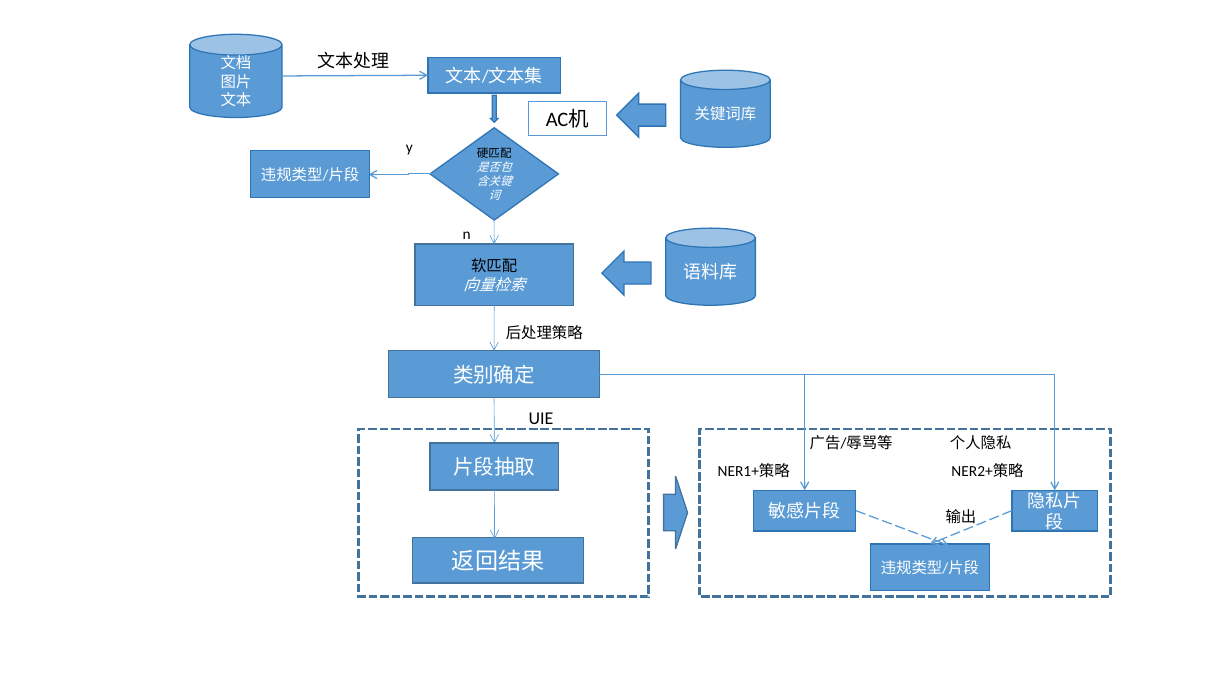
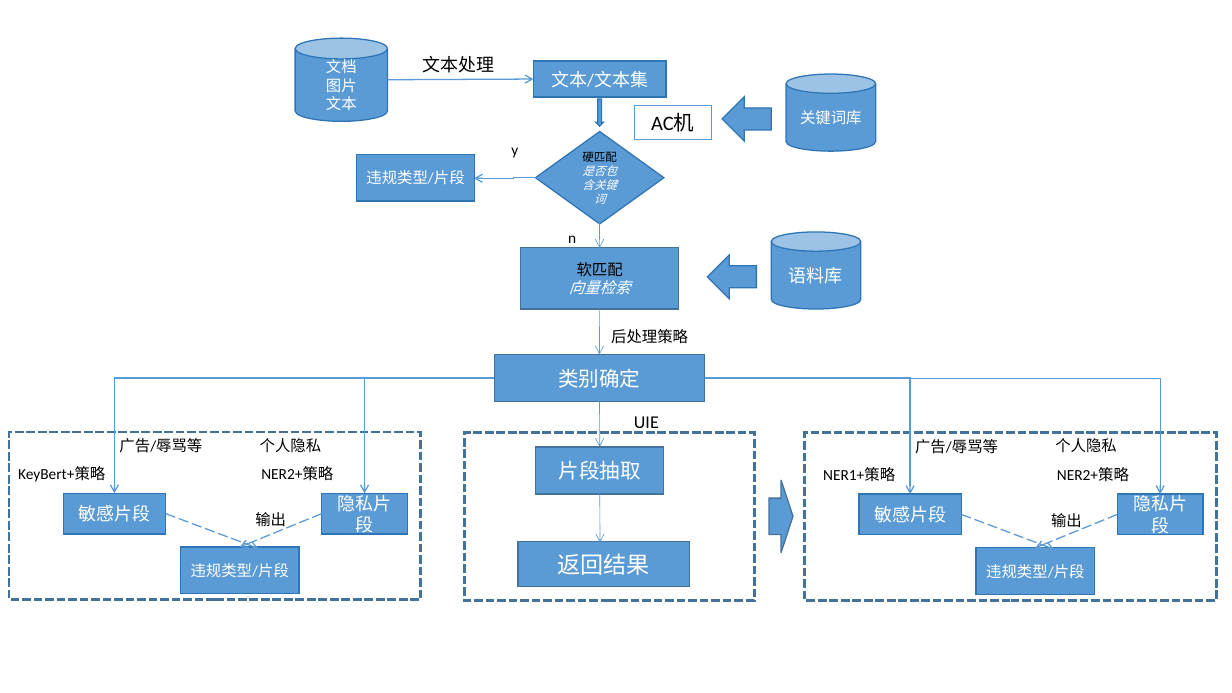
Before and after one commit to KATEhuang920909/qiji_compet, a slide deck: slide 7 of 流程图.pptx. Drawn at 1232x693 pixels with LibreOffice and Linux fonts; fonts in the diff are those of the drawing. Boxes give left, top, right and bottom in pixels: in the first picture for what was removed or moved away, otherwise in the second. Text is boxed around its words. In the diff, an @@ line names an element or a change of style, - is before the commit and + after.

```diff
--- a/流程图.pptx
+++ b/流程图.pptx
@@ 12 rectangles, 10 texts, 7 arrows, 3 cylinders, 3 elbow arrows, 2 left arrows, 1 diamond, 1 down arrow, 1 right arrow: place and size @@
-12 rectangles, 10 texts, 7 arrows, 3 cylinders, 3 elbow arrows, 2 left arrows, 1 diamond, 1 down arrow, 1 right arrow at (189, 34, 1111, 596)
+12 rectangles, 10 texts, 7 arrows, 3 cylinders, 3 elbow arrows, 2 left arrows, 1 diamond, 1 down arrow, 1 right arrow at (295, 38, 1216, 600)
@@ elbow arrow added from (494, 378) to (115, 494), #5B9BD5 1 pt @@
@@ elbow arrow added from (494, 378) to (365, 494), #5B9BD5 1 pt @@
@@ rectangle added at (9, 432, 421, 599), outline #43739E 2.25 pt dashed @@
@@ text added at (119, 438, 202, 453), 12 pt, text #000000 @@
+广告/辱骂等
@@ text added at (260, 438, 322, 453), 12 pt, text #000000 @@
+个人隐私
@@ text added at (18, 466, 105, 482), 12 pt, text #000000 @@
+KeyBert+策略
@@ text added at (261, 466, 333, 481), 12 pt, text #000000 @@
+NER2+策略
@@ rectangle added at (63, 494, 165, 534), fill #5B9BD5, outline #2E75B6 1 pt, 14 pt, text #FFFFFF @@
+敏感片段
@@ rectangle added at (322, 494, 408, 534), fill #5B9BD5, outline #2E75B6 1 pt, 14 pt, text #FFFFFF @@
+隐私片段
@@ arrow added from (165, 514) to (259, 549), #5B9BD5 1 pt dashed @@
@@ arrow added from (322, 514) to (240, 547), #5B9BD5 1 pt dashed @@
@@ text added at (255, 512, 286, 530), 12 pt, text #000000 @@
+输出
@@ rectangle added at (180, 547, 299, 594), fill #5B9BD5, outline #2E75B6 1 pt, 12 pt, text #FFFFFF @@
+违规类型/片段
```
Also in this commit, not shown: 4 other files.
